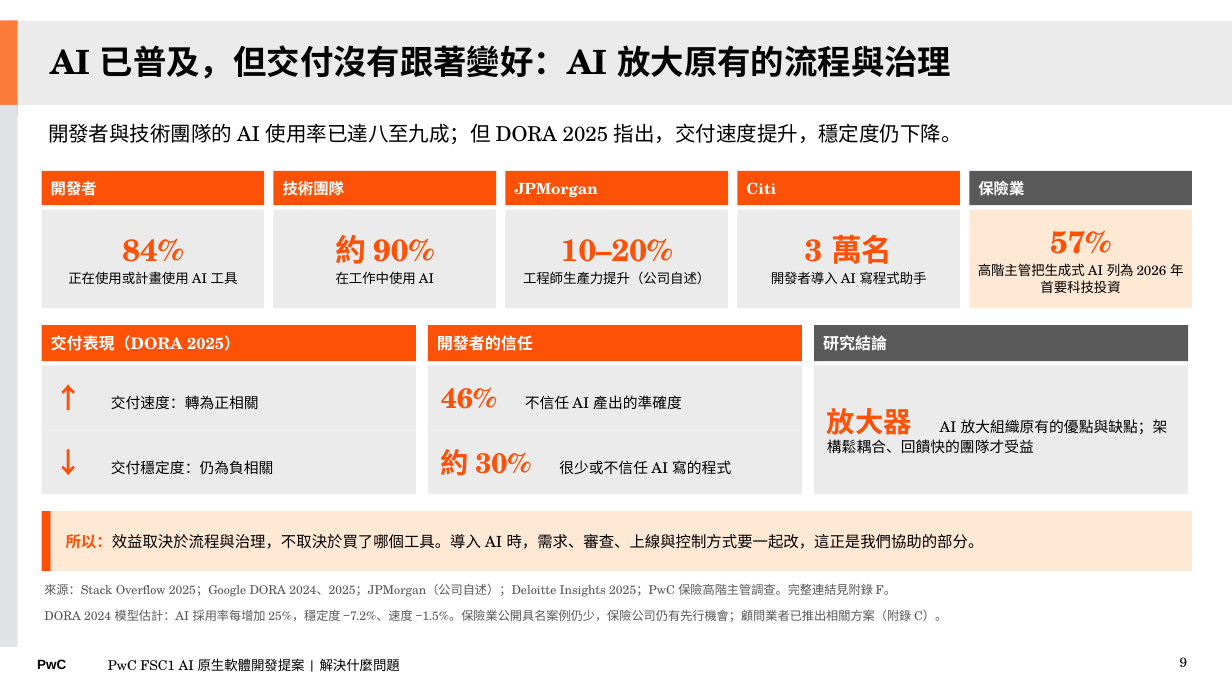
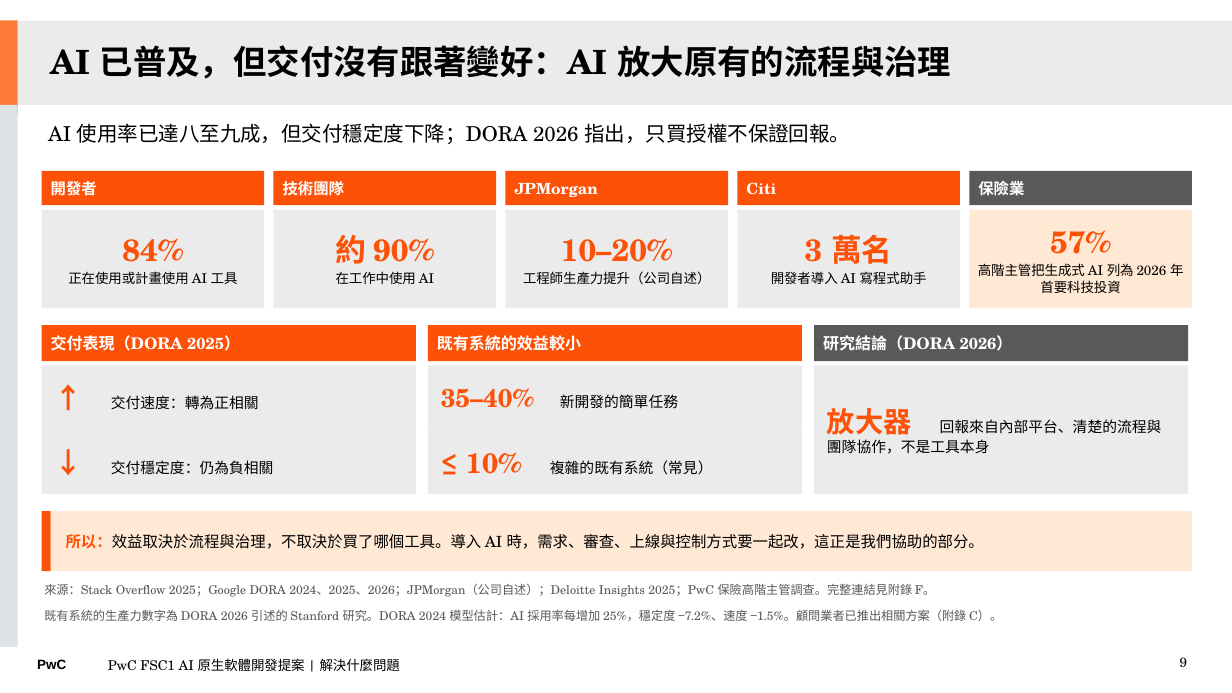
Before and after one commit to Robshao/PwC_FSC1, a slide deck: slide 9 of research/ai-native-sdlc/AI原生軟體開發_合夥人提案簡報.pptx. Drawn at 1232x693 pixels with LibreOffice and Linux fonts; fonts in the diff are those of the drawing. Boxes give left, top, right and bottom in pixels: in the first picture for what was removed or moved away, otherwise in the second. Text is boxed around its words. In the diff, an @@ line names an element or a change of style, - is before the commit and + after.

```diff
--- a/research/ai-native-sdlc/AI原生軟體開發_合夥人提案簡報.pptx
+++ b/research/ai-native-sdlc/AI原生軟體開發_合夥人提案簡報.pptx
@@ text at [48,123,850,144]: text changed @@
-開發者與技術團隊的 AI 使用率已達八至九成；但 DORA 2025 指出，交付速度提升，穩定度仍下降。
+AI 使用率已達八至九成，但交付穩定度下降；DORA 2026 指出，只買授權不保證回報。
@@ text in rectangle at [437,335,581,351]: text changed @@
-開發者的信任
+既有系統的效益較小
@@ text in rectangle at [823,335,1013,351]: text changed @@
-研究結論
+研究結論（DORA 2026）
@@ text in rectangle at [441,388,678,409]: text changed @@
-46% 不信任 AI 產出的準確度
+35–40% 新開發的簡單任務
@@ text in rectangle at [827,408,1162,454]: text changed @@
-放大器 AI 放大組織原有的優點與缺點；架構鬆耦合、回饋快的團隊才受益
+放大器 回報來自內部平台、清楚的流程與團隊協作，不是工具本身
@@ text in rectangle at [466,452,713,475]: text changed @@
-約 30% 很少或不信任 AI 寫的程式
+≤ 10% 複雜的既有系統（常見）
@@ text at [44,584,935,597]: text changed @@
-來源：Stack Overflow 2025；Google DORA 2024、2025；JPMorgan（公司自述）；Deloitte Insights 2025；PwC 保險高階主管調查。完整連結見附錄 F。
+來源：Stack Overflow 2025；Google DORA 2024、2025、2026；JPMorgan（公司自述）；Deloitte Insights 2025；PwC 保險高階主管調查。完整連結見附錄 F。
@@ text at [44,610,1002,621]: text changed @@
-DORA 2024 模型估計：AI 採用率每增加 25%，穩定度 −7.2%、速度 −1.5%。保險業公開具名案例仍少，保險公司仍有先行機會；顧問業者已推出相關方案（附錄 C）。
+既有系統的生產力數字為 DORA 2026 引述的 Stanford 研究。DORA 2024 模型估計：AI 採用率每增加 25%，穩定度 −7.2%、速度 −1.5%。顧問業者已推出相關方案（附錄 C）。
```
Also in this commit, not shown: 4 other slides changed, 5 other files.
